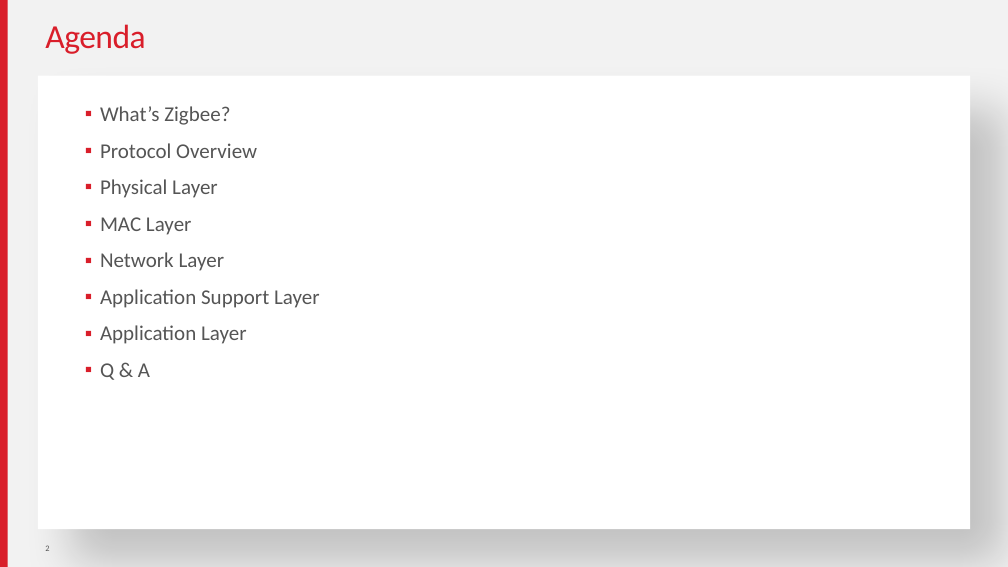
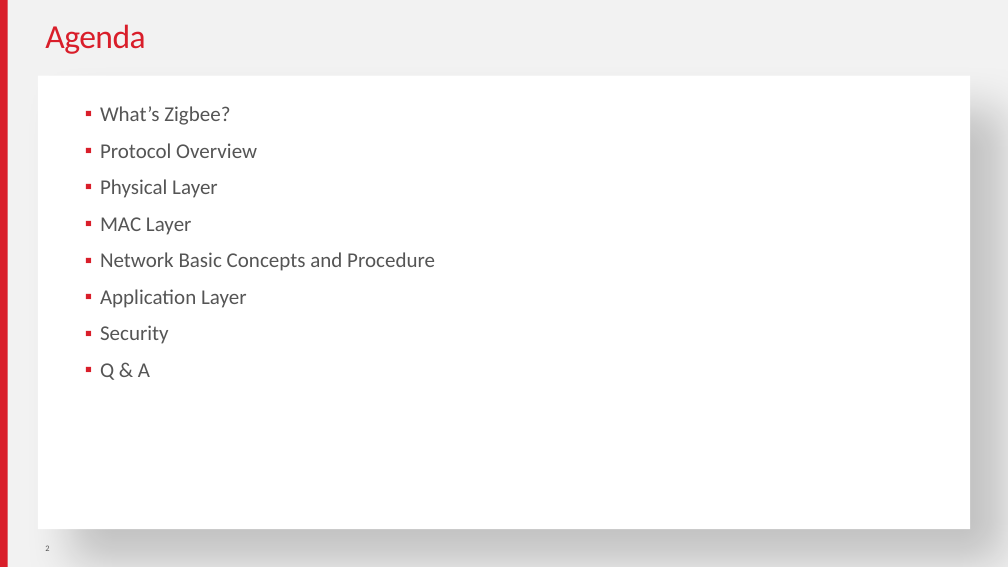
Before and after one commit to MarkDing/IoT-Developer-Boot-Camp-Wiki, a slide deck: slide 2 of zigbee/Zigbee Basic.pptx. Drawn at 1008x567 pixels with LibreOffice and Linux fonts; fonts in the diff are those of the drawing. Boxes give left, top, right and bottom in pixels: in the first picture for what was removed or moved away, otherwise in the second. Text is boxed around its words. In the diff, an @@ line names an element or a change of style, - is before the commit and + after.

```diff
--- a/zigbee/Zigbee Basic.pptx
+++ b/zigbee/Zigbee Basic.pptx
@@ text at (100, 252, 435, 271): text changed @@
-▪ Network Layer
-▪ Application Support Layer
+▪ Network Basic Concepts and Procedure
@@ text at (100, 325, 169, 344): paragraph added @@
+▪ Security
```
Also in this commit, not shown: 5 other slides changed, 4 slides added, 4 slides removed, 6 other files.
